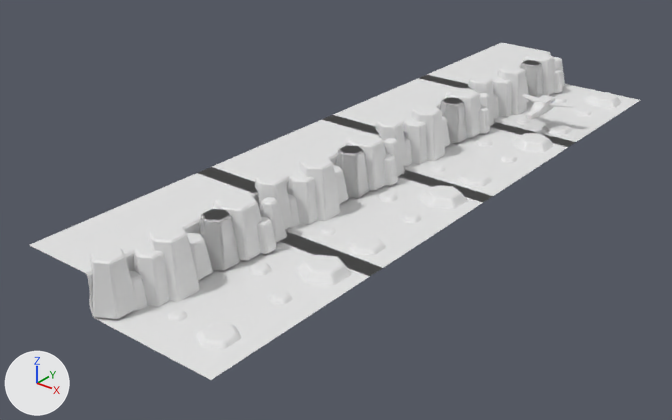
Renders of the Blender file Production/3D Files/rocket6.blend from each side of a commit.
Rendered twice from a 50 mm lens placed at (24.7, -48.7, 19.1), pointed at (-1.9, -15.4, -1.5). Lighting does not change. The marker at lower left points along +X, +Y and +Z.

The first picture shows 'Plane.001', 'spaceship'.
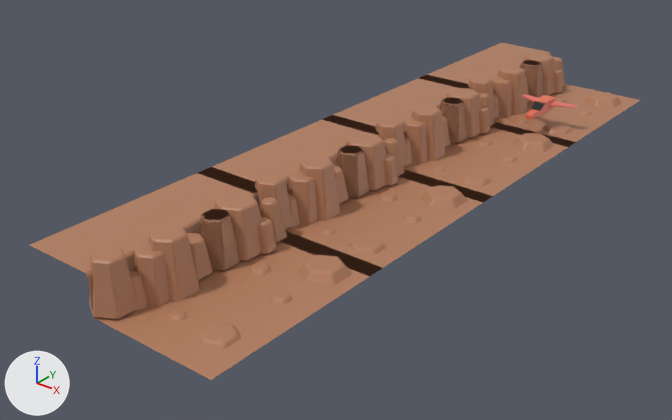
Location of each change, [x1, y1, x2, y2] in pixels of the pictures (672 x 420 px):
'Plane.001', recoloured: [30, 43, 640, 380] in both
part 1 of me_cube, recoloured: [526, 109, 540, 119] in both
part 2 of me_cube, recoloured: [539, 98, 555, 116] in both
part 3 of me_cube, recoloured: [535, 95, 555, 104] in both
part 4 of me_cube, recoloured: [532, 102, 545, 110] in both
part 5 of me_cube, recoloured: [548, 101, 578, 108] in both
part 6 of me_cube, recoloured: [522, 94, 538, 102] in both

Edits to the bpy script that builds the scene:
```text
Add mat_material_005:
    mat_material_005 = principled_material('Material.005')
    mat_material_005.base_color = (0.8, 0.177, 0.151)  # red #e7756c
Add mat_material_003:
    mat_material_003 = principled_material('Material.003')
    mat_material_003.base_color = (0.00332, 0.00332, 0.00332)  # black #0b0b0b
Add mat_material_002:
    mat_material_002 = principled_material('Material.002')
    mat_material_002.base_color = (0.8, 0.189, 0.103)  # orange #e7785a
Add mat_material_006:
    mat_material_006 = principled_material('Material.006')
    mat_material_006.base_color = (0.8, 0.198, 0.149)  # red #e77b6c
Add mat_material_001:
    mat_material_001 = principled_material('Material.001')
    mat_material_001.base_color = (0.8, 0.145, 0.078)  # red #e76a4f
Add mat_material_004:
    mat_material_004 = principled_material('Material.004')
    mat_material_004.base_color = (0.0, 0.0, 0.0)  # black #000000
Add mat_material_007:
    mat_material_007 = principled_material('Material.007')
    mat_material_007.base_color = (0.457, 0.212, 0.117)  # orange #b47f60
Change me_plane_001:
    where me_plane_001.from_pydata(...)  # 188 vertices, 108 faces; spans x -1.0..1.0, y -1.01..1.0, z -0.04..0.5
    add me_plane_001.materials.append(mat_material_007)  # orange #b47f60
Change me_cube:
    where me_cube.from_pydata(...)  # 108 vertices, 106 faces; spans x -3.34..1.45, y -4.85..4.85, z -1.21..1.2
    used by ob_spaceship; location = (2.45, -1.85, 1.39); rotation_euler = (0.0, 0.0, 1.607), in degrees (0, 0, 92); scale = (0.595, 0.343, 0.284)
    me_cube part 1: 7 of the faces centred in x -3.34..-2.4, y -0.65..0.65, z -0.66..0.0 switch from mat_material (white #e7e7e7) to mat_material_001 (red #e76a4f)
    me_cube part 2: 7 of the faces centred in x -1.22..0.89, y -1.0..-0.88, z -0.5..0.75 switch from mat_material (white #e7e7e7) to mat_material_001 (red #e76a4f)
    me_cube part 3: all 14 faces centred in x -1.0..1.0, y -1.0..1.0, z 1.09..1.2 switch from mat_material (white #e7e7e7) to mat_material_002 (orange #e7785a)
    me_cube part 4: the 1 face centred in x -1.45, y 0.0, z 0.44 switches from mat_material (white #e7e7e7) to mat_material_003 (black #0b0b0b)
    me_cube part 5: all 4 faces centred in x 0.15..1.11, y -2.92, z 0.13..0.32 switch from mat_material (white #e7e7e7) to mat_material_005 (red #e7756c)
    me_cube part 6: all 4 faces centred in x 0.15..1.11, y 2.92, z 0.13..0.32 switch from mat_material (white #e7e7e7) to mat_material_005 (red #e7756c)
    add me_cube.materials.append(mat_material_003)  # black #0b0b0b
    add me_cube.materials.append(mat_material_004)  # black #000000
    add me_cube.materials.append(mat_material_006)  # red #e77b6c
```
